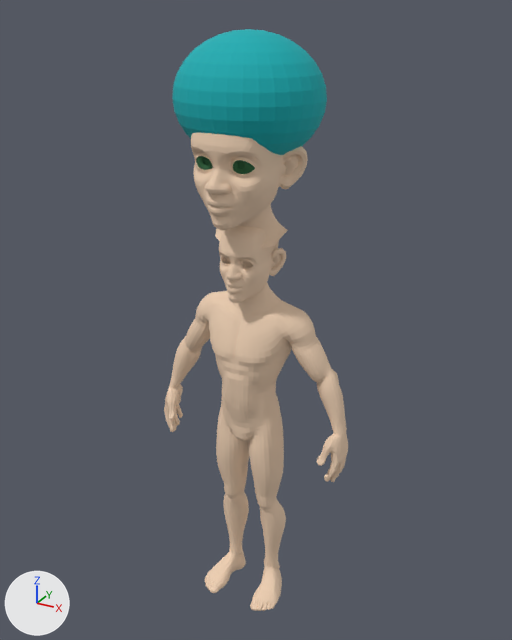
Before and after pictures for a commit that changed the glTF model client/public/models/sw_adventurer_base_v001.glb.
One viewpoint serves both versions: a camera (50 mm lens) standing at (0.968, -1.732, 1.879) and looking at (0.002, 0.026, 1.0). Arrows for +X, +Y and +Z are at lower left; the lights stay in place. The first picture is the older version.

The scene before the commit, as lines of its bpy script (objects in view):
```python
ob_sw_base_body = bpy.data.objects.new('sw_base_body', me_sw_base_body)
ob_sw_base_body.location = (0.0, 0.0, 0.0)
ob_sw_base_eye_l = bpy.data.objects.new('sw_base_eye_L', me_sw_base_eye_l)
ob_sw_base_eye_l.location = (0.053, -0.112, 1.508)
ob_sw_base_eye_r = bpy.data.objects.new('sw_base_eye_R', me_sw_base_eye_r)
ob_sw_base_eye_r.location = (-0.053, -0.112, 1.508)
ob_sw_base_hair = bpy.data.objects.new('sw_base_hair', me_sw_base_hair)
ob_sw_base_hair.location = (0.0, -0.01, 1.66)
ob_sw_base_head = bpy.data.objects.new('sw_base_head', me_sw_base_head)
ob_sw_base_head.location = (0.0, 0.0, 1.302)
```
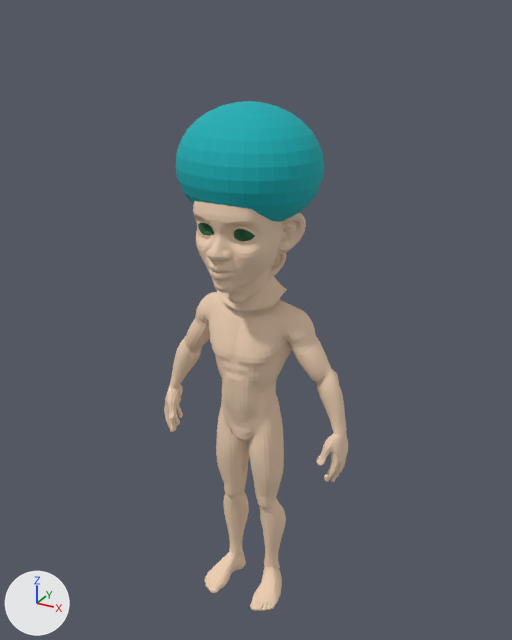
Location of each change, [x1, y1, x2, y2] in pixels of the pictures (512 x 640 px):
'sw_base_hair', moved
    before: [172, 29, 327, 155]
    after: [175, 101, 324, 222]
'sw_base_head', moved
    before: [191, 133, 308, 249]
    after: [193, 201, 306, 310]
'sw_base_eye_L', moved
    before: [233, 160, 255, 174]
    after: [234, 229, 255, 241]
'sw_base_eye_R', moved
    before: [196, 156, 213, 170]
    after: [199, 223, 214, 236]

The change in detail:
Object 'sw_base_head' (ob_sw_base_head) moves from (0.0, 0.0, 1.302) to (0.0, 0.0, 1.122).
Object 'sw_base_hair' (ob_sw_base_hair) moves from (0.0, -0.01, 1.66) to (0.0, -0.01, 1.48).
Object 'sw_base_eye_L' (ob_sw_base_eye_l) moves from (0.053, -0.112, 1.508) to (0.053, -0.112, 1.328).
Object 'sw_base_eye_R' (ob_sw_base_eye_r) moves from (-0.053, -0.112, 1.508) to (-0.053, -0.112, 1.328).
